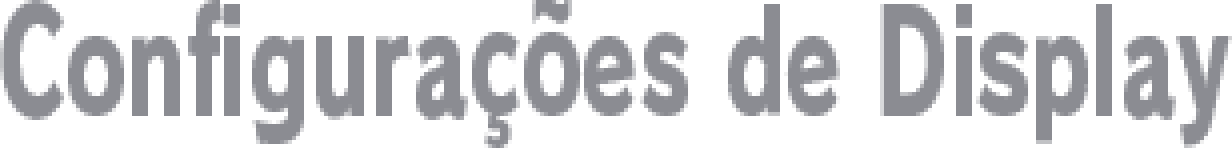
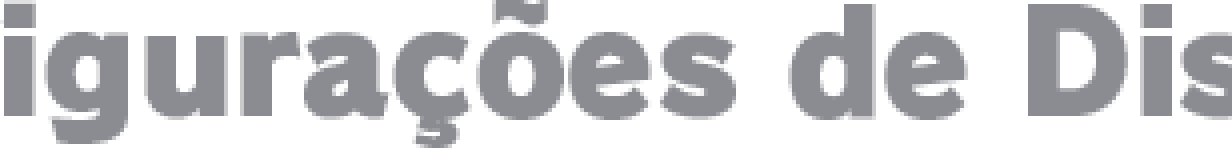
Two versions of the same layered image (1232x152). Layer-by-layer changes:
hid "Configurações de Display" (1st of 2) over left=0, top=0, right=1232, bottom=148
added layer "Configurações de Display" (2nd of 2) above "Display Settings" over left=0, top=0, right=1232, bottom=148
